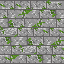
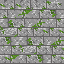
Layers edited between the first and the second 64x64 image:
painted on "Layer 18" over left=0, top=0, right=64, bottom=2
